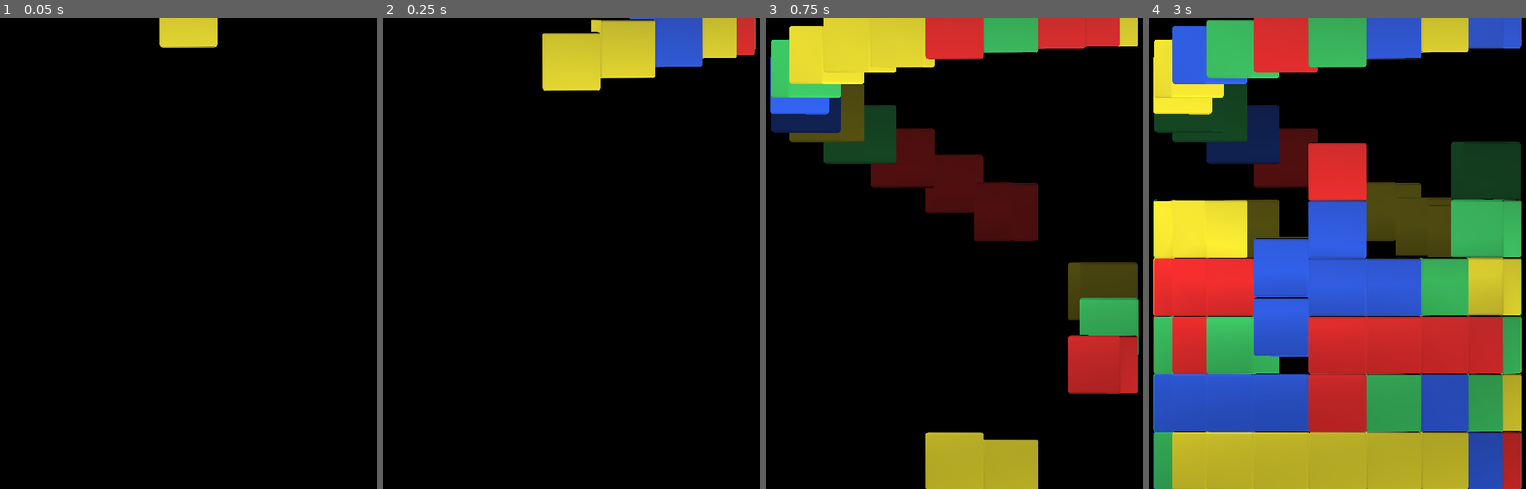
Above: before the commit, frames 1-4 (left to right).
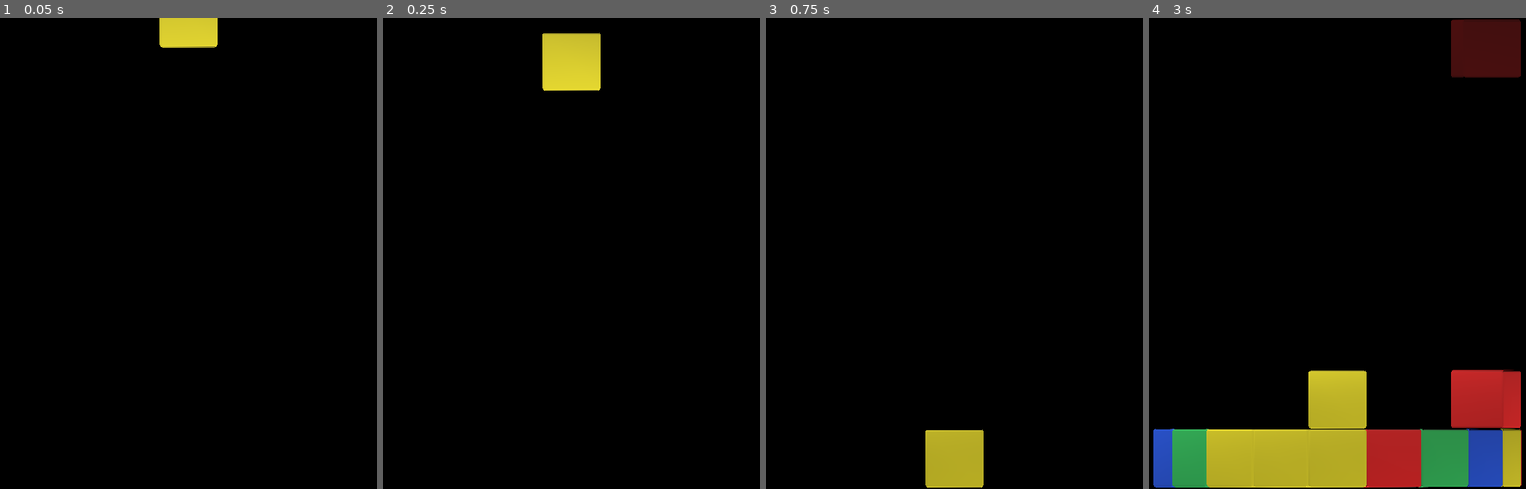
Above: after the commit, the same moments.

Repository: KasaiAi/Rotary
Game: Godot game, scene res://Scenes/level.tscn
Two runs of this game, one before a commit and one after it. Both use one fixed random seed, a clock stepped at 60 frames per second and the inputs below.
Inputs (mouse positions are in pixels of both pictures, inside the frame that each line leads up to):
- Up to frame 1 (0.05 s): no input
- Up to frame 2 (0.25 s): no input
- Up to frame 3 (0.75 s): move the mouse to (1048, 229) at 0.52 s; press the mouse at (1048, 229) at 0.53 s
- Up to frame 4 (3 s): right-click (1431, 229) at 0.8 s; move the mouse to (1250, 277) at 1.27 s; release the mouse at (1250, 277) at 1.28 s; hold Down (ui_down) 1.28-2.03 s; right-click (1250, 277) at 1.35 s; click (1250, 277) at 1.55 s; move the mouse to (1382, 149) at 2.02 s; press the mouse at (1382, 149) at 2.03 s; right-click (1382, 149) at 2.3 s; move the mouse to (1314, 347) at 2.77 s; release the mouse at (1314, 347) at 2.78 s; right-click (1314, 347) at 2.85 s

Frame 1 is identical in both runs. In frame 2, 4.3% of the frame differs, in the area x 55-99%, y 0-13%; in frame 3, 26%; in frame 4, 74%, in the area x 1-99%, y 0-100%.

Commit message:
Started: array, dragging and hierarchy

Diff:
--- a/Objects/cell.tscn
+++ b/Objects/cell.tscn
@@ -24,7 +24,7 @@
 resource_local_to_scene = true
 
 [sub_resource type="BoxShape3D" id="4"]
-size = Vector3(1.30297, 1.97614, 1.98115)
+size = Vector3(1.30297, 2.00284, 1.98115)
 
 [node name="cylinder cell" type="Node3D"]
 script = ExtResource("2")
@@ -37,10 +37,9 @@
 axis_lock_angular_z = true
 physics_material_override = SubResource("1")
 
-[node name="Cube" type="MeshInstance3D" parent="RigidBody3D"]
+[node name="Mesh" type="MeshInstance3D" parent="RigidBody3D"]
 mesh = SubResource("3")
 surface_material_override/0 = SubResource("StandardMaterial3D_wnuq8")
 
 [node name="CollisionShape3D" type="CollisionShape3D" parent="RigidBody3D"]
-transform = Transform3D(1, 0, 0, 0, 1, 0, 0, 0, 1, 0, 0.01798, 0)
 shape = SubResource("4")
--- a/Scenes/level.tscn
+++ b/Scenes/level.tscn
@@ -15,7 +15,7 @@
 
 [node name="World" type="Node3D"]
 script = ExtResource("2")
-initialSpawn = 100
+initialSpawn = 0
 
 [node name="ref cylinder" parent="." instance=ExtResource("1")]
 transform = Transform3D(1, 0, 0, 0, 1, 0, 0, 0, 1, 0, -7, 0)
@@ -32,23 +32,83 @@
 [node name="Cylinder" type="Node3D" parent="."]
 transform = Transform3D(1, 0, 0, 0, 1, 0, 0, 0, 1, 0, -7, 0)
 
-[node name="Ring" type="Node3D" parent="Cylinder"]
+[node name="Ring1" type="Node3D" parent="Cylinder"]
 
-[node name="StaticBody3D" type="StaticBody3D" parent="Cylinder/Ring"]
+[node name="Floor" type="StaticBody3D" parent="Cylinder/Ring1"]
 
-[node name="CollisionShape3D" type="CollisionShape3D" parent="Cylinder/Ring/StaticBody3D"]
-transform = Transform3D(1, 0, 0, 0, 1, 0, 0, 0, 1, 0, -1.07, 0)
+[node name="CollisionShape3D" type="CollisionShape3D" parent="Cylinder/Ring1/Floor"]
+transform = Transform3D(1, 0, 0, 0, 1, 0, 0, 0, 1, 0, -1, 0)
 shape = SubResource("1")
 
 [node name="Ring2" type="Node3D" parent="Cylinder"]
-transform = Transform3D(1, 0, 0, 0, 1, 0, 0, 0, 1, 0.0100694, 1.99373, 0)
+transform = Transform3D(1, 0, 0, 0, 1, 0, 0, 0, 1, 0, 2, 0)
 
-[node name="StaticBody3D" type="StaticBody3D" parent="Cylinder/Ring2"]
+[node name="Floor" type="StaticBody3D" parent="Cylinder/Ring2"]
+collision_layer = 2
 
-[node name="CollisionShape3D" type="CollisionShape3D" parent="Cylinder/Ring2/StaticBody3D"]
-transform = Transform3D(1, 0, 0, 0, 1, 0, 0, 0, 1, 0, -1.07, 0)
+[node name="CollisionShape3D" type="CollisionShape3D" parent="Cylinder/Ring2/Floor"]
+transform = Transform3D(1, 0, 0, 0, 1, 0, 0, 0, 1, 0, -1, 0)
 shape = SubResource("1")
-disabled = true
+
+[node name="Ring3" type="Node3D" parent="Cylinder"]
+transform = Transform3D(1, 0, 0, 0, 1, 0, 0, 0, 1, 0, 4, 0)
+
+[node name="Floor" type="StaticBody3D" parent="Cylinder/Ring3"]
+collision_layer = 4
+
+[node name="CollisionShape3D" type="CollisionShape3D" parent="Cylinder/Ring3/Floor"]
+transform = Transform3D(1, 0, 0, 0, 1, 0, 0, 0, 1, 0, -1, 0)
+shape = SubResource("1")
+
+[node name="Ring4" type="Node3D" parent="Cylinder"]
+transform = Transform3D(1, 0, 0, 0, 1, 0, 0, 0, 1, 0, 6, 0)
+
+[node name="Floor" type="StaticBody3D" parent="Cylinder/Ring4"]
+collision_layer = 8
+
+[node name="CollisionShape3D" type="CollisionShape3D" parent="Cylinder/Ring4/Floor"]
+transform = Transform3D(1, 0, 0, 0, 1, 0, 0, 0, 1, 0, -1, 0)
+shape = SubResource("1")
+
+[node name="Ring5" type="Node3D" parent="Cylinder"]
+transform = Transform3D(1, 0, 0, 0, 1, 0, 0, 0, 1, 0, 8, 0)
+
+[node name="Floor" type="StaticBody3D" parent="Cylinder/Ring5"]
+collision_layer = 16
+
+[node name="CollisionShape3D" type="CollisionShape3D" parent="Cylinder/Ring5/Floor"]
+transform = Transform3D(1, 0, 0, 0, 1, 0, 0, 0, 1, 0, -1, 0)
+shape = SubResource("1")
+
+[node name="Ring6" type="Node3D" parent="Cylinder"]
+transform = Transform3D(1, 0, 0, 0, 1, 0, 0, 0, 1, 0, 10, 0)
+
+[node name="Floor" type="StaticBody3D" parent="Cylinder/Ring6"]
+collision_layer = 32
+
+[node name="CollisionShape3D" type="CollisionShape3D" parent="Cylinder/Ring6/Floor"]
+transform = Transform3D(1, 0, 0, 0, 1, 0, 0, 0, 1, 0, -1, 0)
+shape = SubResource("1")
+
+[node name="Ring7" type="Node3D" parent="Cylinder"]
+transform = Transform3D(1, 0, 0, 0, 1, 0, 0, 0, 1, 0, 12, 0)
+
+[node name="Floor" type="StaticBody3D" parent="Cylinder/Ring7"]
+collision_layer = 64
+
+[node name="CollisionShape3D" type="CollisionShape3D" parent="Cylinder/Ring7/Floor"]
+transform = Transform3D(1, 0, 0, 0, 1, 0, 0, 0, 1, 0, -1, 0)
+shape = SubResource("1")
+
+[node name="Ring8" type="Node3D" parent="Cylinder"]
+transform = Transform3D(1, 0, 0, 0, 1, 0, 0, 0, 1, 0, 14, 0)
+
+[node name="Floor" type="StaticBody3D" parent="Cylinder/Ring8"]
+collision_layer = 128
+
+[node name="CollisionShape3D" type="CollisionShape3D" parent="Cylinder/Ring8/Floor"]
+transform = Transform3D(1, 0, 0, 0, 1, 0, 0, 0, 1, 0, -1, 0)
+shape = SubResource("1")
 
 [node name="Spawner" type="Node3D" parent="."]
 transform = Transform3D(1, 0, 0, 0, 1, 0, 0, 0, 1, 0, 8, 0)
--- a/Scripts/cell.gd
+++ b/Scripts/cell.gd
@@ -5,7 +5,7 @@
 
 # Called when the node enters the scene tree for the first time.
 func _ready():
-	var material = $RigidBody3D/Cube.get_surface_override_material(0) # Chama o material da malha
+	var material = $RigidBody3D/Mesh.get_surface_override_material(0) # Chama o material da malha
 
 	match cellType: # Switch case para as quatro cores
 		0:
@@ -22,6 +22,7 @@
 	$RigidBody3D.position.z += 5.25
 
 func _process(_delta):
+#	$RigidBody3D.collision_mask = grid.j
 	pass
 
 func breakup():
--- a/Scripts/level_control.gd
+++ b/Scripts/level_control.gd
@@ -2,11 +2,8 @@
 
 @export var maxRings = 8
 @export var ringSize = 20
-@export var spawnRotationAngle= 0.314159
-@export var ringOffset = 5
-@export var initialSpawn = 7
-@export var spawnCD = 0.03
-var all_pieces:Array
+@export var initialSpawn = 100
+var grid:Array
 
 var raycastTarget
 var mousePos
@@ -15,17 +12,13 @@
 
 var cell = load("res://Objects/cell.tscn")
 var cellType
-var spawnTimer = Timer.new()
+#var cellID
 
 func _ready():
 	randomize()
-	all_pieces = make_2d_array()
+	grid = make_2d_array()
 
-	#conectar esse sinal direito
-	spawnTimer.connect("timeout", Callable(self, "_on_spawnTimer_timeout"))
-	add_child(spawnTimer)
-
-	spawnTimer.start(spawnCD)
+	$SpawnTimer.start(0.03)
 
 func make_2d_array():
 	var array = []
@@ -35,23 +28,26 @@
 			array[i].append(null)
 	return array
 
-func _on_spawnTimer_timeout():
+func startup():
+	if initialSpawn > 0:
+		initialSpawn -= 1
+		$SpawnTimer.start(.03)
+	if initialSpawn <= 0:
+		$SpawnTimer.start(.7)
+		$SpawnTimer.stop()
+
+func _on_SpawnTimer_timeout():
 	spawn_cell()
 	move_spawn_point()
-	if initialSpawn > 0:
-		initialSpawn -= 1
-	if initialSpawn <= 0:
-		spawnCD = .7
-		spawnTimer.start(spawnCD)
-		spawnTimer.stop()
+	startup()
 
 func spawn_cell():
 	var newCell = cell.instantiate()
 	newCell.position = $Spawner.position
 	newCell.rotation = $Spawner.rotation
 	add_child(newCell)
-#on spawn, add cell to array
-#your array position wil determine your height position
+#	append cell to array
+#	set collision_mask to array.j
 
 func spawn_ring():
 	for i in 20:
@@ -59,7 +55,8 @@
 		move_spawn_point()
 
 func move_spawn_point():
-	$Spawner.rotate(Vector3(0,1,0),spawnRotationAngle)
+	$Spawner.rotate(Vector3(0,1,0),PI/10)
+	print($Spawner.rotation.y)
 #	if collide with cell:
 #		game over
 
@@ -77,17 +74,15 @@
 	mousePos = get_viewport().get_mouse_position()
 	$Mouseover.target_position = Vector3((mousePos.x-300)/40, (-mousePos.y+324)/40, -15)
 
-	print(mousePos)
-	print($Mouseover.target_position)
-
 #	highlight the collider
 
 func raycast_object():
-	var spaceState = get_world_3d().get_direct_space_state()
+	var spaceState = get_world_3d().direct_space_state
 	mousePos = get_viewport().get_mouse_position()
 	var camera = $Camera3D
 
 	rayOrigin = camera.project_ray_origin(mousePos)
+#	try a fixed origin, far from the target
 	rayEnd = rayOrigin + camera.project_ray_normal(mousePos) * 200
 
 	var intersect = PhysicsRayQueryParameters3D.create(rayOrigin, rayEnd)
@@ -107,15 +102,16 @@
 #Fazer com que peças formem um cilindro		OK!
 #Upgrade pra 4.1							OK!
 #Segmentar funções melhor					OK!
+#Ajeitar a função do timer					OK!
+#Separar spawn inicial do spawn constante	OK!
 
 #Fazer algo quando peças chegarem no topo
 #	Spawn segura as peças até formar um anel ou solta uma por uma? Crucial pro fim de jogo
 
-#Ajeitar a função do timer
-#Usar o node no lugar do código puro?
-#Separar spawn inicial do spawn constante
-
-#Rotacionar anel (rotate object, snap)
+#drag
+#destroy
+#cylinder turn
+#Rotacionar anel c/ snapping
 
 #Fazer um array que adicione as peças criadas
 #Colocar peça como child do anel de acordo com a altura
@@ -124,6 +120,7 @@
 #	um array deve facilitar pra comparar as peças próximas
 #	estratificar pela altura deve facilitar pra determinar em qual anel a peça está
 #	talvez um misto?
+#	setar a collision_mask de acordo com a dimensão j do objeto
 
 #Tem que clicar pra quebrar as peças
 #	se for automático vai ficar uma bagunça
--- a/Scripts/ring.gd
+++ b/Scripts/ring.gd
@@ -3,3 +3,4 @@
 #cLIecK
 #rOtAT e
 #reorganize cell array with new positions according to angle
+#while rotating axis_lock_linear_y = true
Not shown: 1 places in Scenes/level.tscn that only renumber resources
